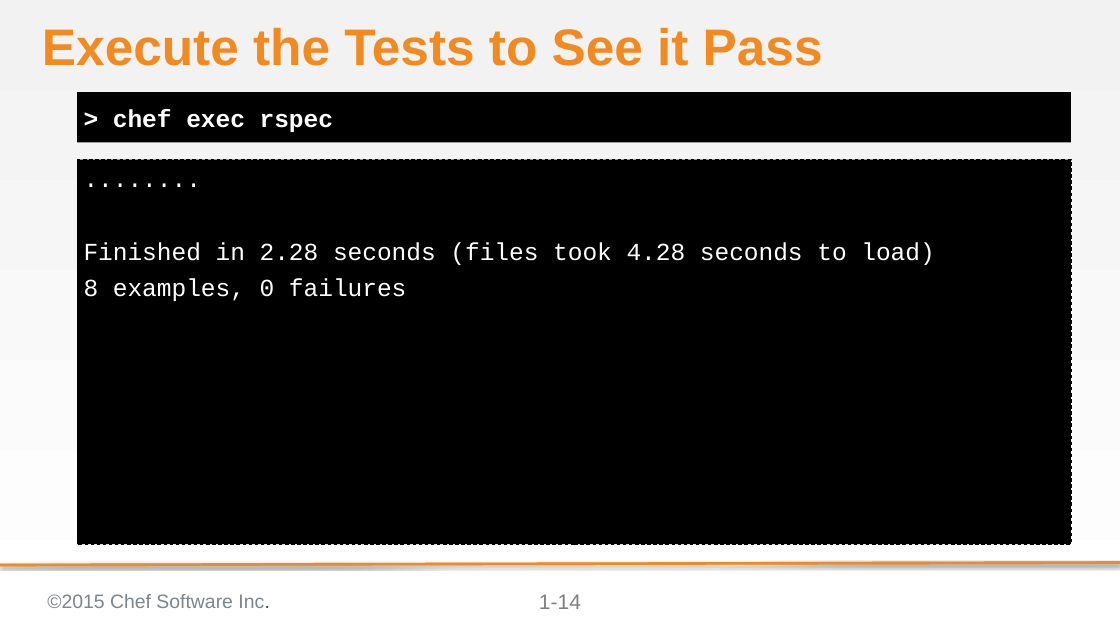
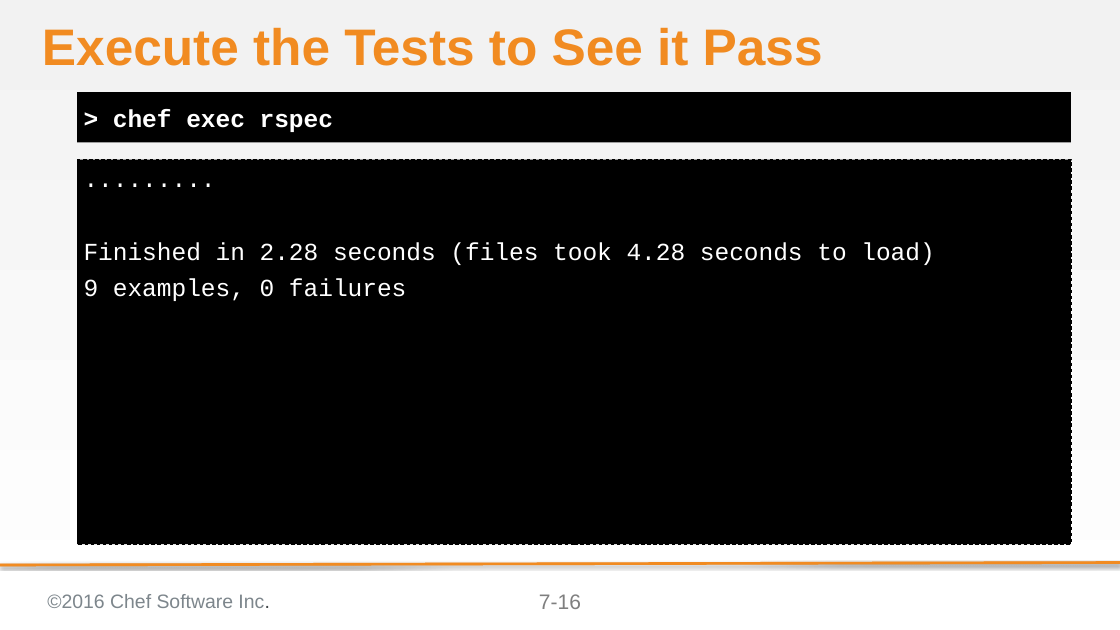
Before and after one commit to chef-training/test_driven_cookbook_development, a slide deck: slide 16 of 07-refactoring_to_attributes.pptx (slide 14 before the commit). Drawn at 1120x630 pixels with LibreOffice and Linux fonts; fonts in the diff are those of the drawing; background and template pictures are left out. Boxes give left, top, right and bottom in pixels: in the first picture for what was removed or moved away, otherwise in the second. Text is boxed around its words. In the diff, an @@ line names an element or a change of style, - is before the commit and + after.

```diff
--- a/07-refactoring_to_attributes.pptx
+++ b/07-refactoring_to_attributes.pptx
@@ text at [77,159,1071,544]: text changed @@
-........
+.........
@@ text at [84,278,406,301]: text changed @@
-8 examples, 0 failures
+9 examples, 0 failures
@@ text at [47,594,269,608]: text changed @@
-©2015 Chef Software Inc.
+©2016 Chef Software Inc.
@@ page number at [539,594,581,609]: text changed @@
-1-14
+7-16
```
Also in this commit, not shown: 32 other slides changed, 11 slides added.
